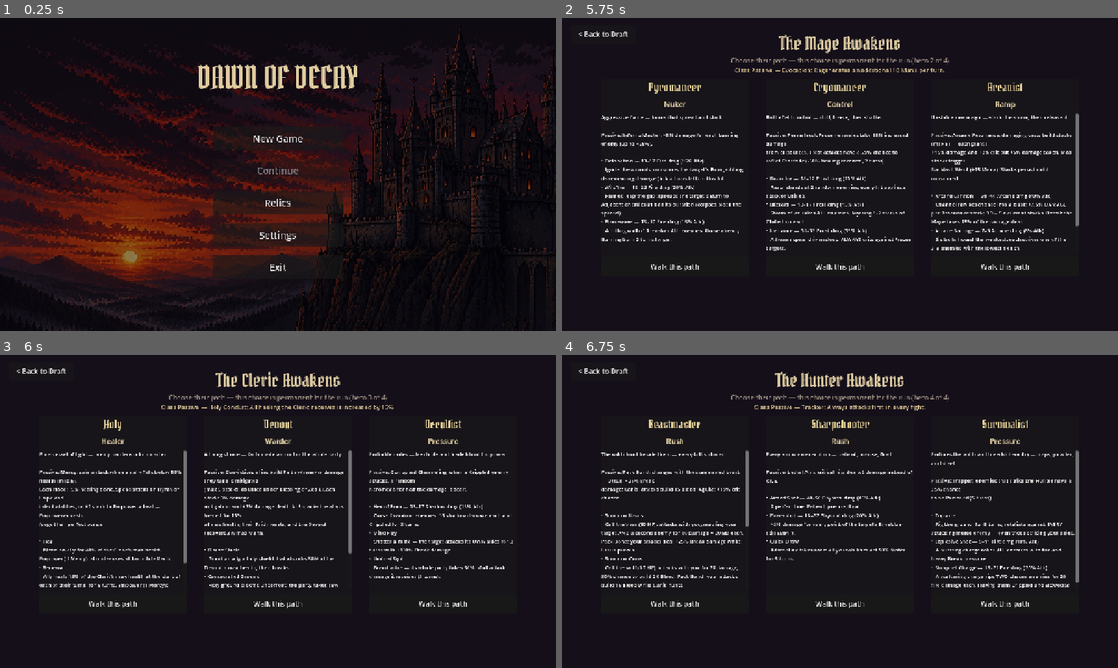
Above: before the commit, frames 1-4 (two rows, left to right).
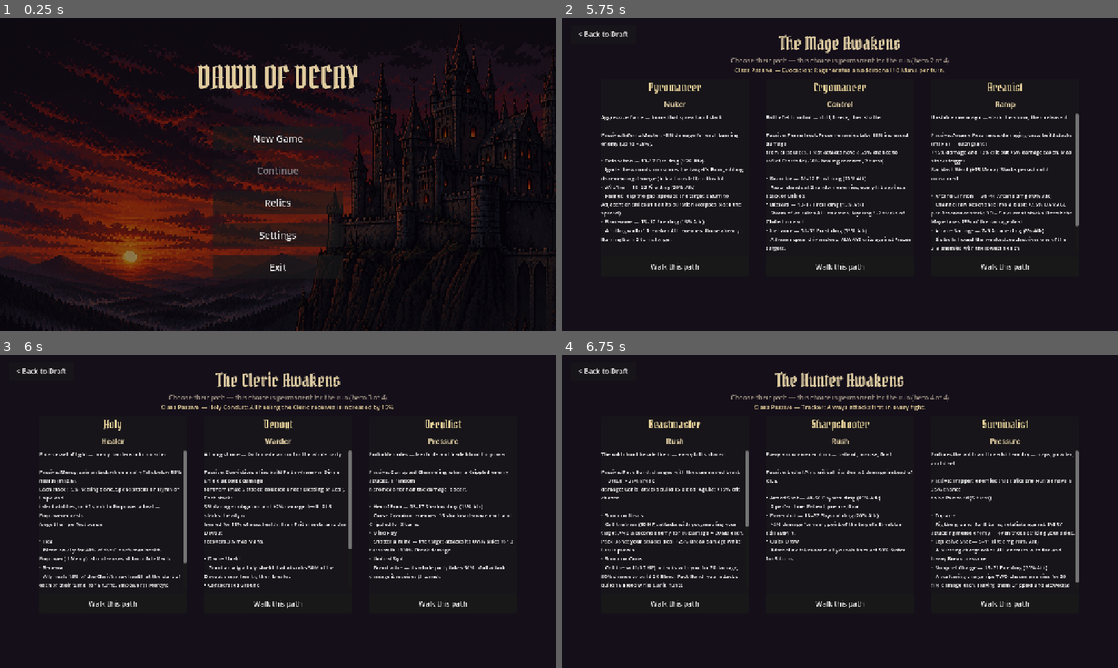
Above: after the commit, the same moments.

Repository: thebaldman65-spec/DoD
Game: Godot game, scene res://scenes/main_menu.tscn
Two runs of this game, one before a commit and one after it. Both use one fixed random seed, a clock stepped at 60 frames per second and the inputs below.
Inputs (mouse positions are in pixels of both pictures, inside the frame that each line leads up to):
- Up to frame 1 (0.25 s): no input
- Up to frame 2 (5.75 s): click "New Game" at 0.5 s; click (689, 118) at 1.27 s; click (789, 118) at 2.02 s; click (890, 118) at 2.77 s; click (990, 118) at 3.52 s; click "Begin the Run" at 4.25 s; click "Walk this path" at 5 s
- Up to frame 3 (6 s): click "Walk this path" at 5.75 s
- Up to frame 4 (6.75 s): click "Walk this path" at 6.5 s

Frames 1-2 are identical in both runs. In frame 3, 1.5% of the frame differs, in the area x 36-64%, y 36-75%; in frame 4, nothing differs.

Commit message:
Fix Conviction trigger: Faith only from Divine Shield absorbs; Bulwark armor x1.5; shield 15 Mana
- Faith gain moved off the general mitigation check onto the Divine
  Shield barrier itself (divine flag + shield_absorbed_cb) — armor/
  resist/parry/block hits no longer build Faith
- Bulwark of Fortitude: armor increased by 50% (x1.5) instead of +50
  flat points
- Divine Shield cost 30 -> 15 Mana; bot shields more eagerly (<80% HP)
  since the shield is now the Faith engine
- Docs + CLAUDE.md corrected in the Batch 23 entry

Co-Authored-By: Claude Fable 5 <noreply@anthropic.com>

Diff:
--- a/scripts/battle.gd
+++ b/scripts/battle.gd
@@ -66,10 +66,10 @@
 	"unlimited": ["Unlimited Power", "UP", Color(0.85, 0.55, 1.0), "Resonance overflow: bonus damage\nand maximum Mana, all battle."],
 	"sanctified": ["Hallowed", "Hw", Color(0.98, 0.88, 0.55), "Warded by the light: immune to\nnew debuffs."],
 	"capacitor": ["Holy Capacitor", "HC", Color(0.95, 0.9, 0.6), "Stored overhealing, released by\nthe next Heal."],
-	"faith": ["Faith", "F1", Color(0.98, 0.85, 0.45), "Conviction: mitigated hits build\nFaith — 3% mitigation and +2%\ndamage per stack; at 5 the bearer\nis healed and the Faith resets."],
+	"faith": ["Faith", "F1", Color(0.98, 0.85, 0.45), "Conviction: Divine Shield absorbs\nbuild Faith — 3% mitigation and +2%\ndamage per stack; at 5 the bearer\nis healed and the Faith resets."],
 	"cons_ground": ["Consecrated Ground", "CG", Color(0.9, 0.82, 0.5), "Standing on holy ground: takes 15%\nless damage and reflects 10% of\ndamage taken."],
 	"zeal": ["Blessing of Zeal", "Z+", Color(1.0, 0.78, 0.35), "+15% damage dealt; Faith gain\nis doubled."],
-	"bulwark": ["Bulwark of Fortitude", "BF", Color(0.85, 0.9, 1.0), "The unbreakable stand: NO Break\ndamage taken, +50% armor, and 10%\nmax health regained each turn."],
+	"bulwark": ["Bulwark of Fortitude", "BF", Color(0.85, 0.9, 1.0), "The unbreakable stand: NO Break\ndamage taken, armor increased by\n50%, and 10% max health regained\neach turn."],
 }
 
 # Buff/Debuff keyword registry (DEBUFF_IDS) lives in unit.gd so chips can
@@ -475,11 +475,12 @@
 			h.update_status("devotion", "DA",
 				"Devoutness: takes %d%% less\nBreak damage." % (5 * dvn_ranks),
 				5 * dvn_ranks)
-	# Conviction (Devout passive): allies' lethal saves and Faith machinery
-	# hook back into the battle scene.
+	# Conviction (Devout passive): Divine Shield absorbs build Faith, and
+	# lethal saves reward — both hook back into the battle scene.
 	if heroes.any(func(h): return h.passive_id == "conviction"):
 		for h in heroes:
 			h.lethal_saved_cb = _on_lethal_saved
+			h.shield_absorbed_cb = _on_shield_absorbed
 
 	# Guardian Angel raises the Mercy-earning threshold and Last Hope deepens
 	# healing on the nearly-dead — both are the Holy's talents, but the checks
@@ -1509,10 +1510,11 @@
 					and u.ability_ready(resolve_ab) \
 					and weakest_ally.hp < weakest_ally.max_hp * 0.7:
 				return [resolve_ab, u]
+			# Divine Shield is the Faith engine: keep it rolling.
 			var shield_ab := _find_ability(u, "Divine Shield")
 			if shield_ab != null and u.resource >= shield_ab.cost \
 					and u.ability_ready(shield_ab) \
-					and weakest_ally.hp < weakest_ally.max_hp * 0.6 \
+					and weakest_ally.hp < weakest_ally.max_hp * 0.8 \
 					and not weakest_ally.has_status("barrier"):
 				return [shield_ab, weakest_ally]
 			var ground_ab := _find_ability(u, "Consecrated Ground")
@@ -2471,9 +2473,6 @@
 										rinfo[2], 2, rinfo[3])
 							_log("   → Talent: Rally — the party is Rallied (+15% healing, 2 turns)",
 								"#b0a8e0")
-					# Conviction: a Block is total mitigation — Faith flows.
-					if strike_target.is_hero:
-						_gain_faith(strike_target, 1)
 					await _wait(0.4)
 					continue
 			# Parry: the strike still lands, but with 75% less damage and 75%
@@ -2836,17 +2835,6 @@
 				ab.display_name, strike_target.unit_name, final, ab.dmg_type,
 				" CRIT" if is_crit else "", resist_tag, result.get("bd", pr), grade_tag],
 				"#d8d2c4" if attacker.is_hero else "#e0a0a0")
-			# Conviction: any mitigated hit steels the struck ally — armor,
-			# resists, a parry, or an active damage-reduction ward all count.
-			if strike_target.is_hero and not result.died \
-					and (armor_cut > 0 or resist_cut > 0 or parried
-					or strike_target.has_status("shieldwall")
-					or strike_target.has_status("cons_ground")
-					or strike_target.has_status("stabilized")
-					or strike_target.has_status("high_guard")
-					or strike_target.has_status("bulwark")
-					or strike_target.faith_stacks > 0):
-				_gain_faith(strike_target, 1)
 			# Consecrated Ground: the holy footing bites back.
 			if strike_target.has_status("cons_ground") and not attacker.is_hero \
 					and not attacker.dead and final > 0:
@@ -3408,6 +3396,7 @@
 	var bstat := target.get_status("barrier")
 	if bstat.is_empty():
 		return
+	bstat["divine"] = true  # only Divine Shield absorbs build Faith
 	bstat["blessed_pct"] = 0.03 * devout.blessed_barrier_ranks
 	bstat["afterglow"] = int(round(devout.max_hp * 0.05 * devout.afterglow_ranks))
 
@@ -3463,6 +3452,11 @@
 				_log("   → Talent: Communion — %s's fervor spreads to %s" % [
 					u.unit_name, h.unit_name], "#b0a8e0")
 				_gain_faith(h, 1)
+
+
+# Conviction: a Divine Shield soaking a hit steels its holder.
+func _on_shield_absorbed(holder: BattleUnit) -> void:
+	_gain_faith(holder, 1)
 
 
 # Sacred Covenant: a Divine Shield that saved a life rewards its holder.
@@ -3743,7 +3737,7 @@
 					h.float_text("+%d" % bw_got, Color(0.4, 0.9, 0.45))
 					_stat("healing", bw_got)
 			_message("%s raises the BULWARK OF FORTITUDE!" % attacker.unit_name)
-			_log("%s: Bulwark of Fortitude — no Break damage, +50%% armor, 10%% healing per turn (3 turns)" % \
+			_log("%s: Bulwark of Fortitude — no Break damage, armor +50%%, 10%% healing per turn (3 turns)" % \
 				attacker.unit_name, "#8c9cc8")
 		"mindflay":
 			_sfx("break", -8.0, 1.4)
--- a/scripts/classes.gd
+++ b/scripts/classes.gd
@@ -168,7 +168,7 @@
 			return Ability.make({"display_name": "Bulwark of Fortitude", "cooldown": 3,
 				"cost": 30, "special": "bulwark", "delay": 3.5, "anim": "attack03",
 				"perfect_id": "", "perfect_text": "Party instantly heals 5% max health",
-				"description": "The unbreakable stand: for 3 turns\nthe party takes NO Break damage,\ngains +50% armor, and heals 10% of\nmax health each turn."})
+				"description": "The unbreakable stand: for 3 turns\nthe party takes NO Break damage, has\nits armor increased by 50%, and heals\n10% of max health each turn."})
 	return null
 
 
@@ -297,7 +297,7 @@
 		"passive_desc": "Mercy: gain a stack when an ally falls below 50% health (max 5).\nEach stack: +5% healing done. Spend stacks on Hymn of Hope and\ntalent abilities, or +1 stack to Empower a heal — Empowered casts\nforgo their perfect bonus.",
 		"blurb": "Pure vessel of light — mercy hardens into miracles."},
 	"inquisitor": {"name": "Devout", "constitution": 110, "archetype": "Warder", "passive": "conviction",
-		"passive_desc": "Conviction: allies build Faith whenever damage they take is mitigated\n(max 5 stacks; doubled under Blessing of Zeal). Each stack: 3% damage\nmitigation and +2% damage dealt. At 5 stacks the ally is healed for 15%\nof max health, their Faith resets, and the Devout recovers 3% max Mana.",
+		"passive_desc": "Conviction: allies build Faith whenever Divine Shield absorbs damage\nfor them (max 5 stacks; doubled under Blessing of Zeal). Each stack:\n3% damage mitigation and +2% damage dealt. At 5 stacks the ally is\nhealed for 15% of max health, their Faith resets, and the Devout\nrecovers 3% max Mana.",
 		"blurb": "A living shrine — faith made armor for the whole party."},
 	"occultist": {"name": "Occultist", "constitution": 95, "archetype": "Pressure", "passive": "corrupt",
 		"passive_desc": "Corrupted Channeling: when a Crippled enemy attacks, a random\nhero heals for half the damage it dealt.",
@@ -458,7 +458,7 @@
 			# Divine Shield. Sacred Resolve (ex-Unity) and Bulwark of Fortitude
 			# are talent-granted (pending_talent_ability).
 			return [
-				Ability.make({"display_name": "Divine Shield", "cooldown": 2, "cost": 30, "special": "divine_shield",
+				Ability.make({"display_name": "Divine Shield", "cooldown": 2, "cost": 15, "special": "divine_shield",
 					"target": Ability.Target.ALLY, "delay": 3.0, "anim": "attack03",
 					"perfect_id": "", "perfect_text": "Absorbs 55% instead",
 					"description": "Grant an ally a holy shield that\nabsorbs 50% of the Devout's max\nhealth, then breaks."}),
--- a/scripts/talents.gd
+++ b/scripts/talents.gd
@@ -352,7 +352,7 @@
 		# --- row 3 (capstone) ---
 		{"id": "dv_bulwark", "name": "Bulwark of Fortitude", "ranks": 1, "row": 3, "col": 2,
 			"gate": "row", "requires": "", "requires_ranks": 0,
-			"desc": "New ability: Bulwark of Fortitude — for 3 turns the party takes NO Break damage, gains +50% armor, and heals 10% of max health each turn (30 Mana, 3.5 int, 3cd; Perfect: the party instantly heals 5%).",
+			"desc": "New ability: Bulwark of Fortitude — for 3 turns the party takes NO Break damage, has its armor increased by 50%, and heals 10% of max health each turn (30 Mana, 3.5 int, 3cd; Perfect: the party instantly heals 5%).",
 			"payload": {"grant_ability": "Bulwark of Fortitude"}},
 	],
 	"arcanist": [
--- a/scripts/unit.gd
+++ b/scripts/unit.gd
@@ -178,6 +178,9 @@
 # Barrier-lethal hook (set by the battle scene): fires when a Divine
 # Shield absorbs a hit that would otherwise have killed this unit.
 var lethal_saved_cb := Callable()
+# Conviction hook: fires whenever a Divine Shield barrier absorbs damage
+# for this unit (the only source of Faith).
+var shield_absorbed_cb := Callable()
 
 # Active statuses: {id, label, short, color, turns}
 var statuses: Array = []
@@ -834,9 +837,9 @@
 	a = maxf(a - melted, 0.0)
 	if has_status("fortify"):
 		a += 0.10
-	# Bulwark of Fortitude: the unbreakable stand.
+	# Bulwark of Fortitude: the unbreakable stand (+50% of current armor).
 	if has_status("bulwark"):
-		a += 0.50
+		a *= 1.5
 	if broken:
 		a *= 0.7
 	if has_status("sunder"):
@@ -936,6 +939,10 @@
 				float_text("+%d" % bb_heal, Color(0.4, 0.9, 0.45))
 				_proc_log("Talent: Blessed Barrier — %s converts %d absorbed into healing" % [
 					unit_name, bb_heal])
+			# Conviction: only Divine Shield absorbs build Faith.
+			if absorbed > 0 and s.get("divine", false) \
+					and shield_absorbed_cb.is_valid():
+				shield_absorbed_cb.call(self)
 			if would_have_died and amount < hp and lethal_saved_cb.is_valid():
 				lethal_saved_cb.call(self)
 			if s.power <= 0:
Not shown, changed: CLAUDE.md
Not shown, changed: docs/changelog.html
Not shown, changed: docs/master.html
